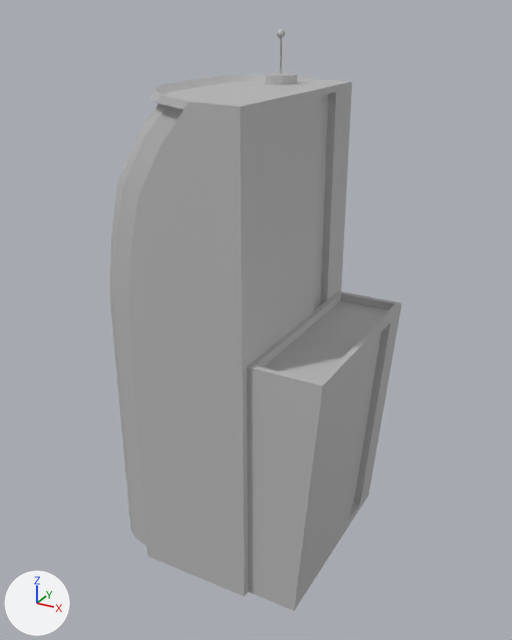
The FBX model creativejam/Content/Geometry/FBX/SM_L_Building_B.fbx, before and after one commit.
Both versions are drawn from a 50 mm lens placed at (32.2, -57.2, 53.4), pointed at (0.8, -0.1, 24.8). The lights are fixed; the arrows at lower left show +X, +Y and +Z. Objects named as collision shapes, trigger or cutter boxes, shadow casters or lower levels of detail are left out. Where no turn or scale is listed for an object, it has been applied to the vertices.

The first picture shows 'SM_L_Building_B'.
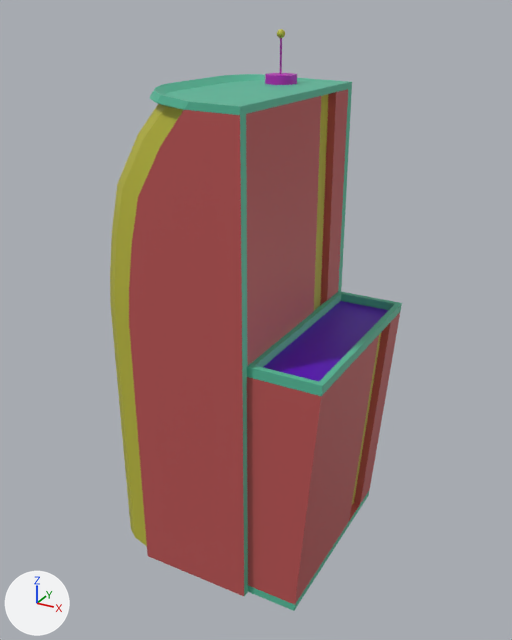
Edits to the bpy script that builds the scene:
```text
Add mat_lambert4:
    mat_lambert4 = principled_material('lambert4')
    mat_lambert4.base_color = (0.093, 0.5, 0.328)  # green #56bc9b
Add mat_lambert2:
    mat_lambert2 = principled_material('lambert2')
    mat_lambert2.base_color = (0.5, 0.0895, 0.0895)  # red #bc5454
Add mat_lambert3:
    mat_lambert3 = principled_material('lambert3')
    mat_lambert3.base_color = (0.5, 0.482, 0.0415)  # yellow #bcb839
Add mat_lambert5:
    mat_lambert5 = principled_material('lambert5')
    mat_lambert5.base_color = (0.5, 0.016, 0.481)  # pink #bc22b8
Add mat_lambert6:
    mat_lambert6 = principled_material('lambert6')
    mat_lambert6.base_color = (0.0961, 0.0, 0.5)  # purple #5700bc
Change me_mesh:
    where me_mesh.from_pydata(...)  # 422 vertices, 381 faces; spans x -12.5..12.5, y -10.9..10.9, z 0.0..51.6
    used by ob_sm_l_building_b; location = (0.0, 0.0, 0.0)
    me_mesh part 1: 185 of the faces centred in x -12.5..10.7, y -9.6..9.6, z 3.6..51.6 switch from mat_lambert1 (grey #bcbcbc) to mat_lambert3 (yellow #bcb939)
    me_mesh part 2: all 32 faces centred in x -1.4..1.5, y 4.7..7.6, z 47.2..49.2 switch from mat_lambert1 (grey #bcbcbc) to mat_lambert5 (pink #bc22b8)
    me_mesh part 3: 99 of the faces centred in x -6.5..12.4, y -10.9..10.9, z 21.0..47.1 switch from mat_lambert1 (grey #bcbcbc) to mat_lambert4 (green #56bc9b)
    me_mesh part 4: 9 of the faces centred in x 5.4..10.5, y -10.4..10.4, z 0.4..11.0 switch from mat_lambert1 (grey #bcbcbc) to mat_lambert4 (green #56bc9b)
    me_mesh part 5: all 3 faces centred in x 8.9, y -3.0..8.3, z 24.4 switch from mat_lambert1 (grey #bcbcbc) to mat_lambert6 (purple #5700bc)
    me_mesh part 6: 44 of the faces centred in x -0.5..12.0, y -10.9..10.9, z 12.6..46.2 switch from mat_lambert1 (grey #bcbcbc) to mat_lambert2 (red #bc5454)
    me_mesh part 7: 2 of the faces centred in x -0.5, y -10.9, z 3.6..11.0 switch from mat_lambert1 (grey #bcbcbc) to mat_lambert2 (red #bc5454)
    me_mesh part 8: 1 of the faces centred in x 10.2, y 5.3, z 0.9 switch from mat_lambert1 (grey #bcbcbc) to mat_lambert2 (red #bc5454)
```

What differs and where, as boxes [x1, y1, x2, y2] in the pictures (512 x 640 px):
part 1 of me_mesh, recoloured (grey to yellow): [110, 29, 382, 546] in both
part 2 of me_mesh, recoloured (grey to purple): [265, 38, 297, 85] in both
part 3 of me_mesh, recoloured (grey to green): [150, 74, 402, 472] in both
part 4 of me_mesh, recoloured (grey to green): [243, 469, 369, 611] in both
part 5 of me_mesh, recoloured (grey to purple): [263, 301, 389, 381] in both
part 6 of me_mesh, recoloured: [129, 89, 400, 605] in both
part 7 of me_mesh, recoloured: [138, 438, 244, 596] in both
part 8 of me_mesh, recoloured: [349, 502, 360, 521] in both
